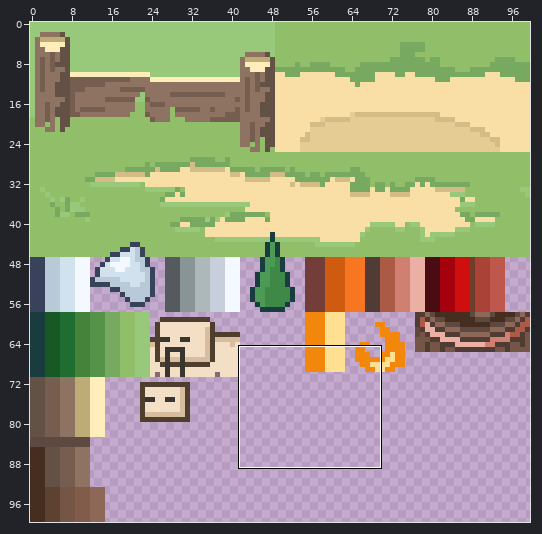
Edited in one commit: sprite sheet (Assets/Tale and Ale Resources/Other/ColorPalette.png). Above: a wide view before the commit, with the close-up outlined.
Close-up. Before the edit:
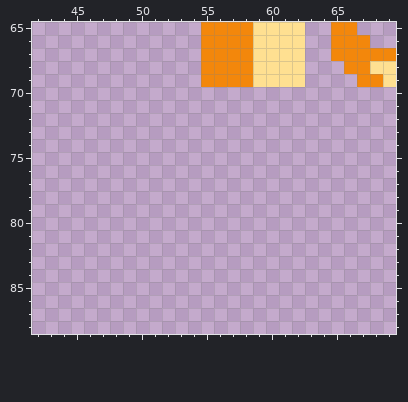
The file is 100x100 pixels. Colours within 5 levels of each other are drawn and written as one. Shown: x 42..69, y 65..88.
After the commit:
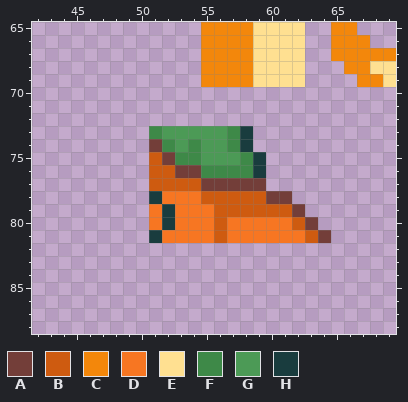
Palette (. is transparent): A #733e39  B #ce5b10  C #f3870b  D #f77622  E #ffe091  F #3e8948  G #4c9a56  H #193c3e
The exact change:
The author put colour A in row 74 at x 51; in row 75 at x 52; in row 76 at x 53 to 54; in row 77 at x 55 to 59; in row 78 at x 60 to 61; in row 79 at x 62.
The author put colour A in row 80 at x 63; in row 81 at x 64.
The author put colour B in row 75 at x 51; in row 76 at x 51 to 52; in row 77 at x 51 to 54; in row 78 at x 55 to 59; in row 79 at x 56 to 61; in row 80 at x 56 and 62.
The author put colour B in row 81 at x 56 and 63.
The author put colour D in row 78 at x 52 to 54; in row 79 at x 51 and 53 to 55; in row 80 at x 51, 53 to 55 and 57 to 61; in row 81 at x 52 to 55 and 57 to 62.
The author put colour F in row 73 at x 51 and 57; in row 74 at x 52, 54 and 57; in row 75 at x 53 to 54 and 58; in row 76 at x 55 to 58.
The author put colour G in row 73 at x 52 to 56; in row 74 at x 53 and 55 to 56; in row 75 at x 55 to 57.
The author put colour H in rows 73 to 74 at x 58; in rows 75 to 76 at x 59; in row 78 at x 51; in rows 79 to 80 at x 52; in row 81 at x 51.
Changed places in both close-ups, as pixel boxes (x1, y1, x2, y2):
added: (149, 126, 331, 243)
